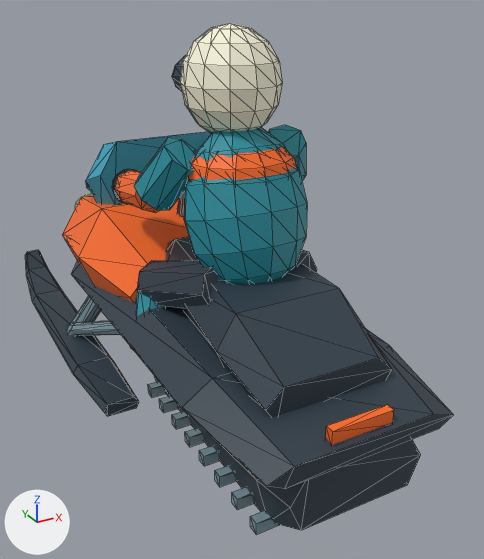
An edit to the glTF model docs/models/forest-patrol.glb, drawn before and after from the same camera.
One viewpoint serves both versions: a 50 mm lens placed at (-1.37, -2.99, 2.03), pointed at (0.16, -0.2, 0.63). Every picture has the same lights, and +X, +Y and +Z are marked at lower left. The first picture is the older version. Mesh edges are drawn as thin lines. Where no turn or scale is listed for an object, it has been applied to the vertices. Vertices at exactly the same position are counted once.

The first picture shows 'Forest patrol'.
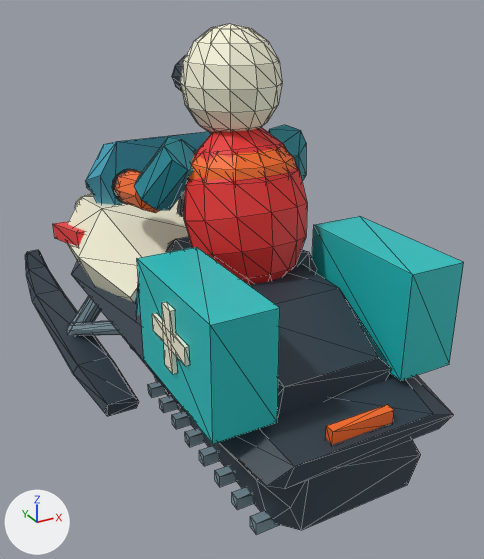
Changed parts and their boxes (x1, y1, x2, y2) in the pictures (484 x 559 px):
'Forest patrol', reshaped
    before: (25, 23, 453, 535)
    after: (25, 23, 464, 535)
part 1 of me_cube_010, added (pale yellow)
    after: (152, 313, 189, 366)
part 2 of me_cube_010, added (pale yellow)
    after: (162, 302, 177, 374)
part 3 of me_cube_010, added (cyan)
    after: (137, 247, 280, 444)
part 4 of me_cube_010, added (cyan)
    after: (312, 216, 464, 381)
part 5 of me_cube_010, added (red)
    after: (53, 221, 85, 246)
part 6 of me_cube_010, recoloured (orange to pale yellow)
    both: (68, 195, 189, 302)
part 7 of me_cube_010, recoloured (cyan to red)
    both: (184, 127, 307, 284)

The edits, one by one:
Material 'Turquoise rescue panel' (mat_turquoise_rescue_panel) is new.
Its base color is (0.015, 0.54, 0.54) (cyan #21c2c2).
Its roughness is 0.52.
Material 'Patrol coral' (mat_patrol_coral) is new.
Its base color is (0.84, 0.028, 0.027) (red #ec2f2e).
Its roughness is 0.52.
me_cube_010 is used by ob_forest_patrol; location (0.0, -1.4, 0.54).
me_cube_010 had 1432 vertices, 2692 faces and spanned x -0.66..0.66, y -0.05..2.97, z -0.5..1.35.
me_cube_010 now has 1496 vertices, 2788 faces and spans x -0.66..0.66, y -0.05..2.97, z -0.5..1.35.
me_cube_010 part 1: a new loose piece, a box spanning x -0.565..-0.547, y 0.29..0.59, z 0.263..0.337, in mat_ivory_stripe (pale yellow #faf7dd).
me_cube_010 part 2: a new loose piece, a box spanning x -0.568..-0.548, y 0.402..0.478, z 0.17..0.43, in mat_ivory_stripe (pale yellow #faf7dd).
me_cube_010 part 3: a new loose piece, a box spanning x -0.55..-0.29, y 0.12..0.77, z 0.04..0.5, in mat_turquoise_rescue_panel (cyan #21c2c2).
me_cube_010 part 4: a new loose piece, a box spanning x 0.29..0.55, y 0.12..0.77, z 0.04..0.5, in mat_turquoise_rescue_panel (cyan #21c2c2).
me_cube_010 part 5: the loose piece of 8 vertices spanning x -0.51..-0.49, y 1.63..2.03, z 0.14..0.24 is copied, and the copy is scaled about its middle by (7.14, 1.42, 1.96), then moved by (0.07, 0.17, 0.01), in mat_patrol_coral (red #ec2f2e); it spans x -0.53..-0.33, y 1.72..2.28, z 0.1..0.3.
me_cube_010 part 6: 44 faces spanning x -0.56..0.56, y 1.24..2.58, z -0.06..0.44 switch from mat_rescue_orange (orange #ff6e22) to mat_ivory_stripe (pale yellow #faf7dd).
me_cube_010 part 7: 168 faces spanning x -0.29..0.29, y 0.64..1.1, z 0.21..0.95 switch from mat_patrol_jacket (cyan #2490a0) to mat_patrol_coral (red #ec2f2e).
Other edits to the shape of me_cube_010 do not show in these pictures.
me_cube_010 gains material mat_turquoise_rescue_panel (cyan #21c2c2).
